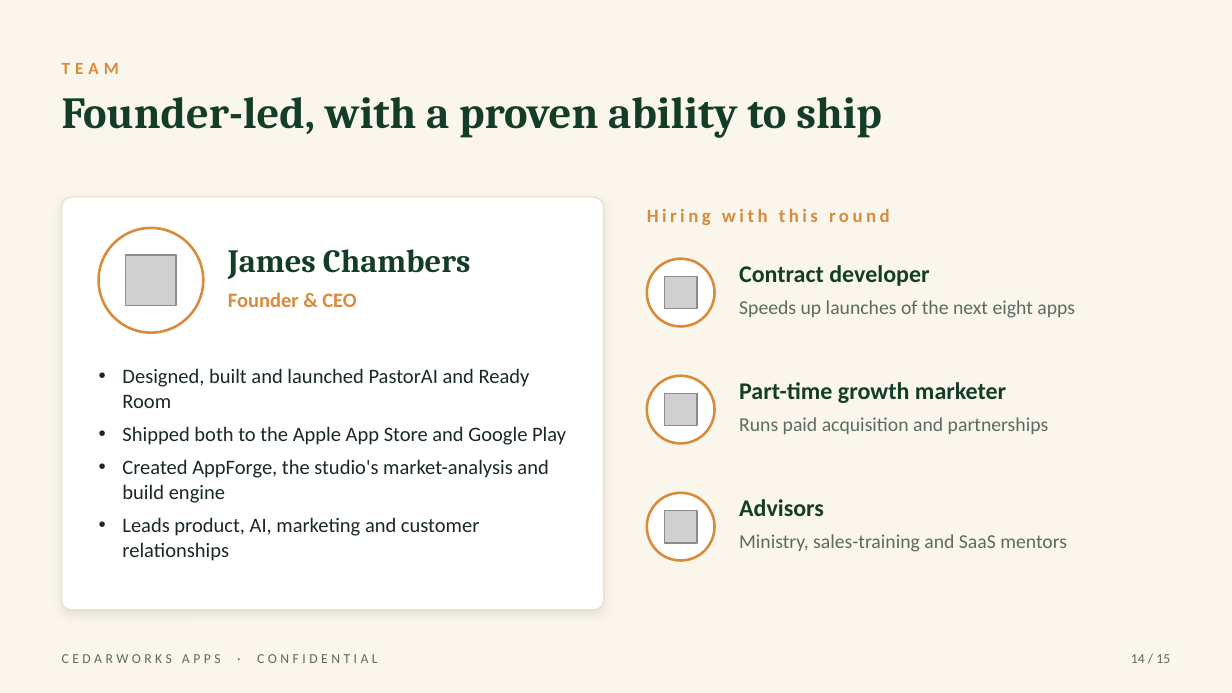
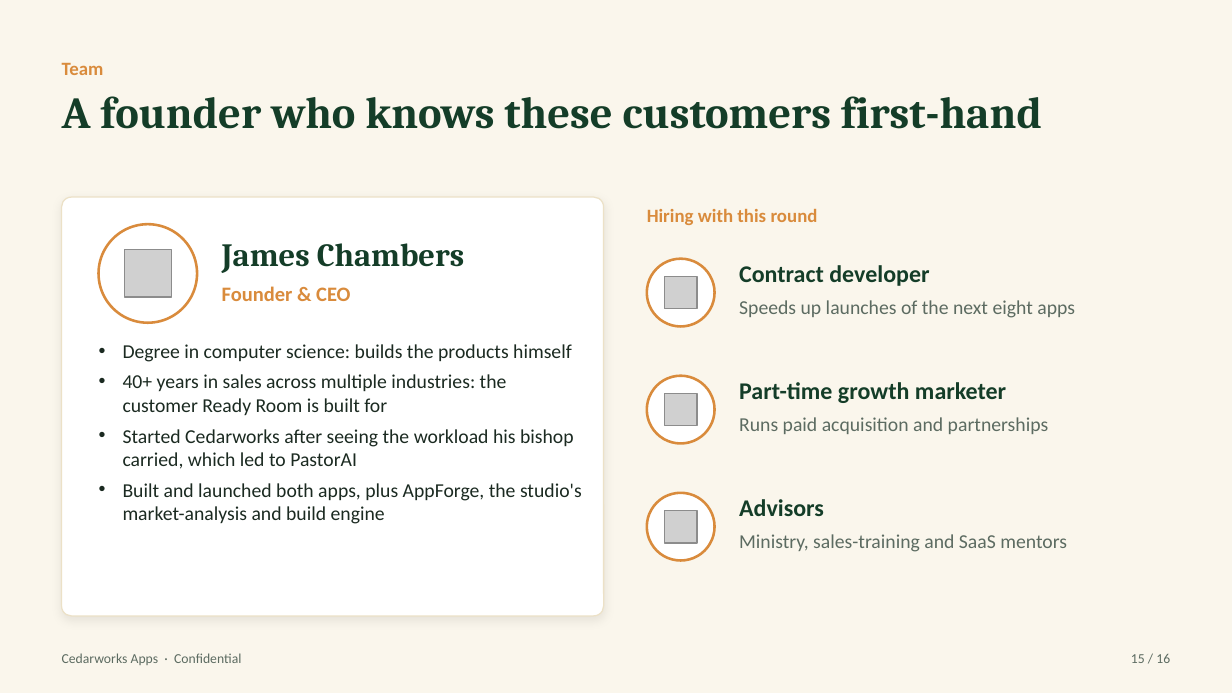
Before and after one commit to Pastorai1/Cedarworksapps, a slide deck: slide 15 of pitch-deck/Cedarworks-Apps-Pitch-Deck.pptx (slide 14 before the commit). Drawn at 1232x693 pixels with LibreOffice and Linux fonts; fonts in the diff are those of the drawing; grey boxes stand for pictures. Boxes give left, top, right and bottom in pixels: in the first picture for what was removed or moved away, otherwise in the second. Text is boxed around its words. In the diff, an @@ line names an element or a change of style, - is before the commit and + after.

```diff
--- a/pitch-deck/Cedarworks-Apps-Pitch-Deck.pptx
+++ b/pitch-deck/Cedarworks-Apps-Pitch-Deck.pptx
@@ text at [62,63,104,75]: text changed; size 10 to 11 pt @@
-TEAM
+Team
@@ text at [62,96,1042,129]: text changed @@
-Founder-led, with a proven ability to ship
+A founder who knows these customers first-hand
@@ rounded rectangle: place and size @@
-rounded rectangle at [62,197,604,610]
+rounded rectangle at [62,197,604,616]
@@ text "Hiring with this round" at [647,209,818,225]: letter spacing 2 to 0 pt @@
@@ ellipse: place and size @@
-ellipse at [99,228,203,333]
+ellipse at [99,224,197,323]
@@ text "James Chambers": place and size @@
-text "James Chambers" at [228,249,471,279]
+text "James Chambers" at [222,243,465,273]
@@ picture: place and size @@
-picture at [126,255,176,306]
+picture at [124,250,171,297]
@@ text "Founder & CEO": place and size @@
-text "Founder & CEO" at [228,292,356,307]
+text "Founder & CEO" at [222,286,350,301]
@@ text at [123,344,582,524]: text changed; size 12 to 11.5 pt @@
-• Designed, built and launched PastorAI and Ready Room
-• Shipped both to the Apple App Store and Google Play
-• Created AppForge, the studio's market-analysis and build engine
-• Leads product, AI, marketing and customer relationships
+• Degree in computer science: builds the products himself
+• 40+ years in sales across multiple industries: the customer Ready Room is built for
+• Started Cedarworks after seeing the workload his bishop carried, which led to PastorAI
+• Built and launched both apps, plus AppForge, the studio's market-analysis and build engine
@@ text at [62,653,241,665]: text changed @@
-CEDARWORKS APPS · CONFIDENTIAL
+Cedarworks Apps · Confidential
@@ text at [1131,654,1170,663]: text changed @@
-14 / 15
+15 / 16
```
Also in this commit, not shown: 11 other slides changed, 4 slides added, 3 slides removed, 3 other files.
